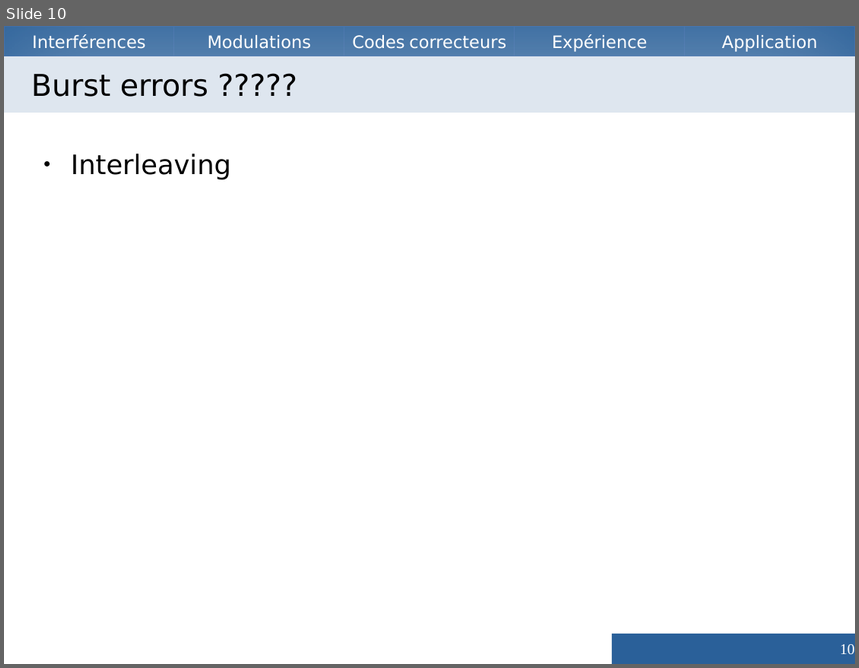
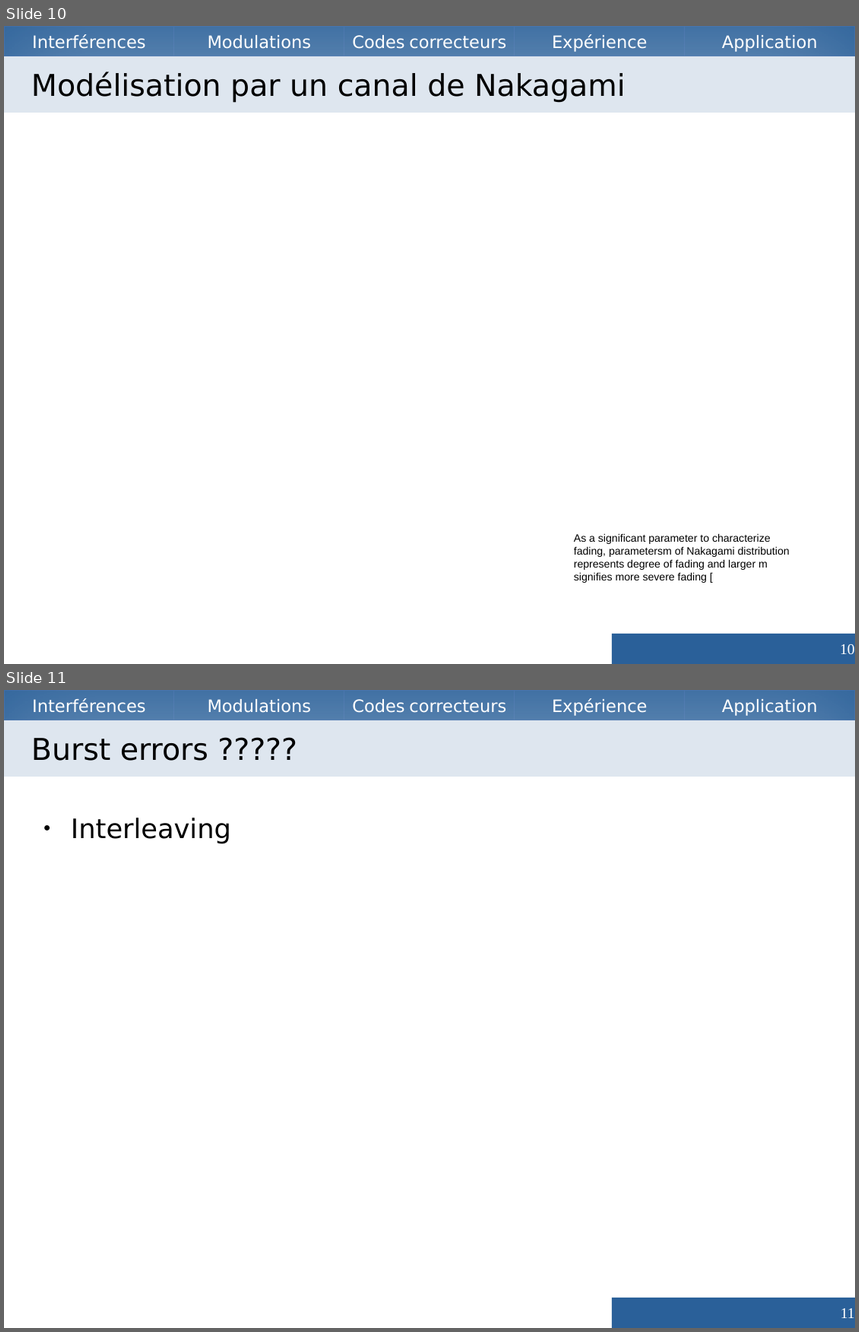
Before and after one commit to Vzrod/tipe, a slide deck: TIPE.odp. Shown one above the other, each under a label of ours: slide 10 before the commit, slides 10 and 11 after it. The pictures are 859x668 and 859x1332 pixels, drawn with LibreOffice and Linux fonts; fonts in the diff are those of the drawing. Boxes give left, top, right and bottom in pixels: in the first picture for what was removed or moved away, otherwise in the second. Text is boxed around its words. In the diff, an @@ line names an element or a change of style, - is before the commit and + after.

```diff
--- a/TIPE.odp
+++ b/TIPE.odp
@@ slide 10 added at (4, 26, 855, 664), background #FFFFFF; not listed: 5 template elements that a slide beside it also shows @@
@@ title added at (4, 56, 855, 113), fill #DEE6EF, 28 pt, text #000000 @@
+Modélisation par un canal de Nakagami
@@ text added at (574, 534, 790, 583), 10 pt, text #000000 @@
+As a significant parameter to characterize fading, parametersm of Nakagami distribution represents degree of fading and larger m signifies more severe fading [
@@ page number added at (612, 634, 855, 664), fill #2A6099, 14 pt, text #FFFFFF @@
+10
@@ what was slide 10 is now slide 11 @@
@@ page number at (841, 1309, 855, 1319): text changed @@
-10
+11
```
Also in this commit, not shown: 5 other slides added, 5 slides removed, 4 other files.
